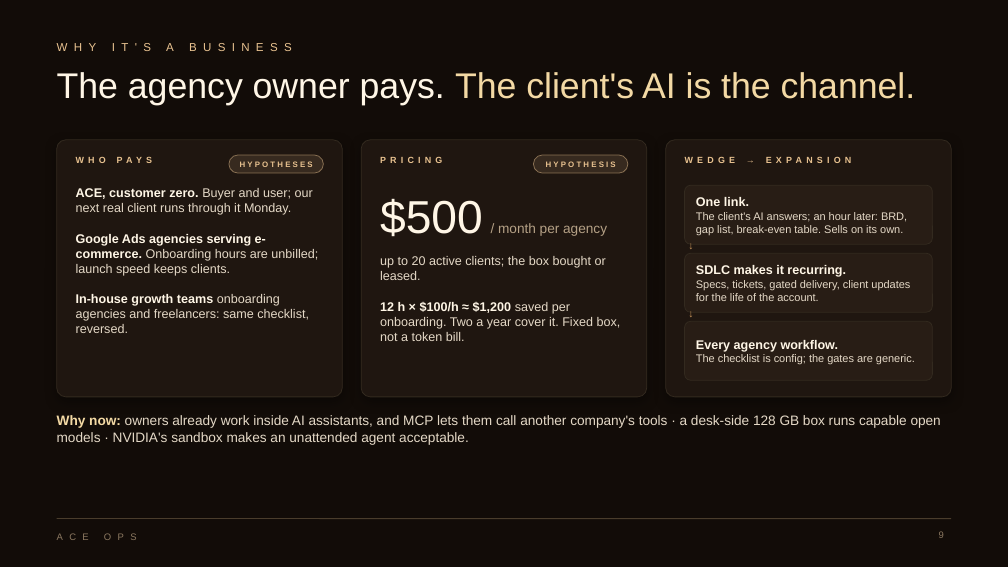
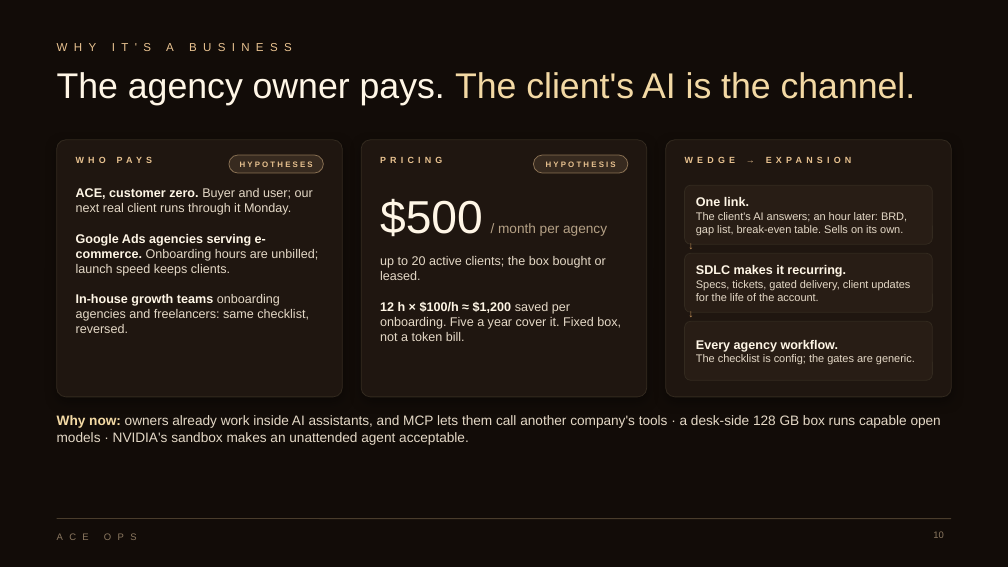
Before and after one commit to carljouffroy/aceops, a slide deck: slide 10 of docs/pitch/deck.pptx (slide 9 before the commit). Drawn at 1008x567 pixels with LibreOffice and Linux fonts; fonts in the diff are those of the drawing. Boxes give left, top, right and bottom in pixels: in the first picture for what was removed or moved away, otherwise in the second. Text is boxed around its words. In the diff, an @@ line names an element or a change of style, - is before the commit and + after.

```diff
--- a/docs/pitch/deck.pptx
+++ b/docs/pitch/deck.pptx
@@ text at bbox=[380, 256, 621, 341]: text changed @@
-up to 20 active clients; the box bought or leased.
-12 h × $100/h ≈ $1,200 saved per onboarding. Two a year cover it. Fixed box, not a token bill.
+up to 20 active clients; the box bought or leased.
+12 h × $100/h ≈ $1,200 saved per onboarding. Five a year cover it. Fixed box, not a token bill.
@@ page number at bbox=[933, 531, 944, 538]: text changed @@
-9
+10
```
Also in this commit, not shown: 5 other slides changed, 1 slide added.
